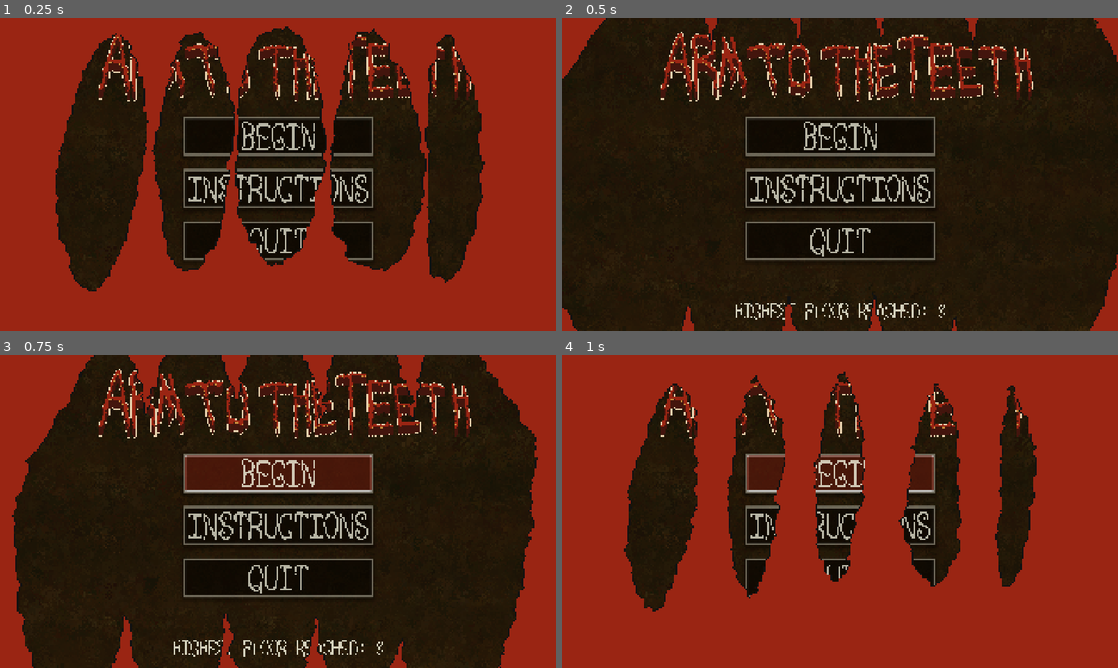
Above: before the commit, frames 1-4 (two rows, left to right).
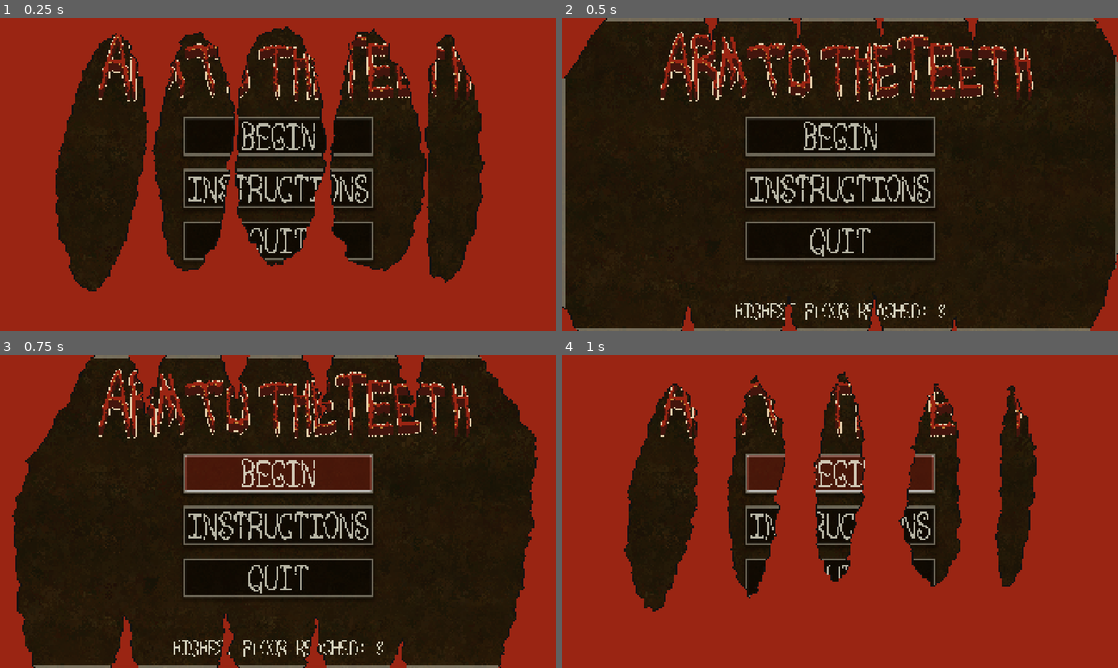
Above: after the commit, the same moments.

Repository: sym-z/arm-to-the-teeth
Game: Godot game, scene res://scenes/main_menu/main_menu.tscn
Two runs of this game, one before a commit and one after it. Both use one fixed random seed, a clock stepped at 60 frames per second and the inputs below.
Inputs:
- Up to frame 1 (0.25 s): no input
- Up to frame 2 (0.5 s): no input
- Up to frame 3 (0.75 s): click "BEGIN" at 0.5 s
- Up to frame 4 (1 s): no input

Frame 1 is identical in both runs. In frame 2, 2.4% of the frame differs, in the area x 0-100%, y 0-100%; in frame 3, 1.1%; in frame 4, nothing differs.

Commit message:
ui overhaul finished

Diff:
--- a/src/prefabs/ui/ui.tscn
+++ b/src/prefabs/ui/ui.tscn
@@ -624,6 +624,21 @@
 "speed": 5.0
 }]
 
+[sub_resource type="StyleBoxFlat" id="StyleBoxFlat_bsq4w"]
+bg_color = Color(0.02, 0.01, 0, 0.784314)
+border_width_left = 13
+border_width_top = 13
+border_width_right = 13
+border_width_bottom = 13
+border_color = Color(0.98, 0.97559, 0.8918, 0.376471)
+corner_radius_top_left = 2
+corner_radius_top_right = 2
+corner_radius_bottom_right = 2
+corner_radius_bottom_left = 2
+shadow_color = Color(0.02, 0.01, 0, 0.376471)
+shadow_size = 12
+shadow_offset = Vector2(0, 8)
+
 [sub_resource type="StyleBoxFlat" id="StyleBoxFlat_xqkvd"]
 bg_color = Color(0.02, 0.01, 0, 0.376471)
 border_width_left = 4
@@ -1004,7 +1019,7 @@
 [node name="Background" type="Panel" parent="Inventory/Inventory Window"]
 layout_mode = 2
 mouse_filter = 1
-theme_override_styles/panel = ExtResource("73_bsq4w")
+theme_override_styles/panel = SubResource("StyleBoxFlat_bsq4w")
 
 [node name="Item Margins" type="MarginContainer" parent="Inventory/Inventory Window"]
 layout_mode = 2
@@ -1028,7 +1043,7 @@
 theme_override_constants/margin_left = 0
 theme_override_constants/margin_top = 0
 theme_override_constants/margin_right = 0
-theme_override_constants/margin_bottom = 590
+theme_override_constants/margin_bottom = 570
 
 [node name="Header" type="Label" parent="Inventory/Inventory Window/Header Margins"]
 layout_mode = 2
@@ -1042,9 +1057,9 @@
 visible = false
 z_index = 2
 offset_left = 892.0
-offset_top = 824.0
+offset_top = 814.0
 offset_right = 1028.0
-offset_bottom = 864.0
+offset_bottom = 854.0
 size_flags_horizontal = 4
 size_flags_vertical = 4
 theme = ExtResource("7_lntee")
--- a/src/scenes/death_screen/death_screen.tscn
+++ b/src/scenes/death_screen/death_screen.tscn
@@ -1,8 +1,9 @@
-[gd_scene load_steps=6 format=3 uid="uid://dwf7p0roh6mem"]
+[gd_scene load_steps=7 format=3 uid="uid://dwf7p0roh6mem"]
 
 [ext_resource type="Script" uid="uid://bwxa6hc7ywh65" path="res://scenes/death_screen/death_screen.gd" id="1_5wmoq"]
 [ext_resource type="Texture2D" uid="uid://coqqdjdjcdjqg" path="res://assets/visual/ui/prototype_texture_0.png" id="1_s5f70"]
 [ext_resource type="FontFile" uid="uid://btusrtqjgu407" path="res://assets/visual/ui/ui_font_1.png" id="2_5wmoq"]
+[ext_resource type="StyleBox" uid="uid://c15xk3r1oe0vi" path="res://themes/general/ui_containers_transparent_no_shadow.tres" id="3_1loci"]
 [ext_resource type="Theme" uid="uid://cjx0tjkwn4x17" path="res://themes/main_menu/mm_buttons.tres" id="3_ulujf"]
 [ext_resource type="PackedScene" uid="uid://boqktneibgc51" path="res://prefabs/chomp_transition/chomp_transition.tscn" id="5_ulujf"]
 
@@ -15,12 +16,20 @@
 chomp_transition = NodePath("Chomp Transition")
 
 [node name="Background" type="TextureRect" parent="."]
+offset_right = 1920.0
+offset_bottom = 1080.0
+grow_horizontal = 2
+grow_vertical = 2
+texture = ExtResource("1_s5f70")
+
+[node name="Border" type="Panel" parent="."]
 anchors_preset = 15
 anchor_right = 1.0
 anchor_bottom = 1.0
 grow_horizontal = 2
 grow_vertical = 2
-texture = ExtResource("1_s5f70")
+mouse_filter = 2
+theme_override_styles/panel = ExtResource("3_1loci")
 
 [node name="VBoxContainer" type="VBoxContainer" parent="."]
 anchors_preset = 15
--- a/src/scenes/main_menu/main_menu.tscn
+++ b/src/scenes/main_menu/main_menu.tscn
@@ -1,8 +1,9 @@
-[gd_scene load_steps=7 format=3 uid="uid://vedpap325i3n"]
+[gd_scene load_steps=8 format=3 uid="uid://vedpap325i3n"]
 
 [ext_resource type="Script" uid="uid://bppfvn2t8lfpo" path="res://scenes/main_menu/main_menu.gd" id="1_uqeha"]
 [ext_resource type="FontFile" uid="uid://btusrtqjgu407" path="res://assets/visual/ui/ui_font_1.png" id="2_uqeha"]
 [ext_resource type="Texture2D" uid="uid://2cmp6j6lgeg1" path="res://assets/visual/ui/tex_3.png" id="2_wem23"]
+[ext_resource type="StyleBox" uid="uid://c15xk3r1oe0vi" path="res://themes/general/ui_containers_transparent_no_shadow.tres" id="3_5seab"]
 [ext_resource type="Theme" uid="uid://cjx0tjkwn4x17" path="res://themes/main_menu/mm_buttons.tres" id="3_wem23"]
 [ext_resource type="Texture2D" uid="uid://dm7p3xecilppi" path="res://assets/visual/ui/logo_6.png" id="4_3ovsr"]
 [ext_resource type="PackedScene" uid="uid://boqktneibgc51" path="res://prefabs/chomp_transition/chomp_transition.tscn" id="6_3ovsr"]
@@ -22,6 +23,15 @@
 grow_horizontal = 2
 grow_vertical = 2
 texture = ExtResource("2_wem23")
+
+[node name="Border" type="Panel" parent="."]
+anchors_preset = 15
+anchor_right = 1.0
+anchor_bottom = 1.0
+grow_horizontal = 2
+grow_vertical = 2
+mouse_filter = 2
+theme_override_styles/panel = ExtResource("3_5seab")
 
 [node name="Header Container" type="MarginContainer" parent="."]
 anchors_preset = 15
--- a/src/scenes/tutorial/tutorial.tscn
+++ b/src/scenes/tutorial/tutorial.tscn
@@ -1,7 +1,8 @@
-[gd_scene load_steps=9 format=3 uid="uid://b1pwicxgdt8l3"]
+[gd_scene load_steps=10 format=3 uid="uid://b1pwicxgdt8l3"]
 
 [ext_resource type="Script" uid="uid://88jg1khpu10x" path="res://scenes/tutorial/tutorial.gd" id="1_g40di"]
 [ext_resource type="Texture2D" uid="uid://coqqdjdjcdjqg" path="res://assets/visual/ui/prototype_texture_0.png" id="2_r23bs"]
+[ext_resource type="StyleBox" uid="uid://c15xk3r1oe0vi" path="res://themes/general/ui_containers_transparent_no_shadow.tres" id="3_ha56g"]
 [ext_resource type="FontFile" uid="uid://btusrtqjgu407" path="res://assets/visual/ui/ui_font_1.png" id="3_pq3l0"]
 [ext_resource type="Theme" uid="uid://cjx0tjkwn4x17" path="res://themes/main_menu/mm_buttons.tres" id="4_g7eoy"]
 [ext_resource type="Theme" uid="uid://b8tsdli3etiyv" path="res://themes/tutorial/sub_header_tut.tres" id="5_pq3l0"]
@@ -33,6 +34,15 @@
 grow_horizontal = 2
 grow_vertical = 2
 texture = ExtResource("2_r23bs")
+
+[node name="Border" type="Panel" parent="."]
+anchors_preset = 15
+anchor_right = 1.0
+anchor_bottom = 1.0
+grow_horizontal = 2
+grow_vertical = 2
+mouse_filter = 2
+theme_override_styles/panel = ExtResource("3_ha56g")
 
 [node name="Header" type="MarginContainer" parent="."]
 anchors_preset = 15
--- a/src/themes/general/combat_viewport_mini_pressed_box.tres
+++ b/src/themes/general/combat_viewport_mini_pressed_box.tres
@@ -11,6 +11,10 @@
 corner_radius_top_right = 1
 corner_radius_bottom_right = 1
 corner_radius_bottom_left = 1
+expand_margin_left = 2.0
+expand_margin_top = 2.0
+expand_margin_right = 2.0
+expand_margin_bottom = 2.0
 shadow_color = Color(0.02, 0.01, 0, 0.376471)
 shadow_size = 6
 shadow_offset = Vector2(0, 4)
--- a/src/themes/inventory/inventory_button.tres
+++ b/src/themes/inventory/inventory_button.tres
@@ -1,16 +1,66 @@
-[gd_resource type="Theme" load_steps=3 format=3 uid="uid://cfkrwy0lnfu1n"]
+[gd_resource type="Theme" load_steps=5 format=3 uid="uid://cfkrwy0lnfu1n"]
 
 [ext_resource type="FontFile" uid="uid://btusrtqjgu407" path="res://assets/visual/ui/ui_font_1.png" id="1_nf73e"]
 
 [sub_resource type="StyleBoxFlat" id="StyleBoxFlat_nf73e"]
-bg_color = Color(0.0156863, 0.00784314, 0, 1)
+bg_color = Color(0.6, 0.1424, 0.072, 0.376471)
 border_width_left = 4
 border_width_top = 4
 border_width_right = 4
 border_width_bottom = 4
-border_color = Color(0.984314, 0.980392, 0.898039, 1)
+border_color = Color(0.98, 0.97559, 0.8918, 0.376471)
+corner_radius_top_left = 1
+corner_radius_top_right = 1
+corner_radius_bottom_right = 1
+corner_radius_bottom_left = 1
+expand_margin_left = 2.0
+expand_margin_top = 2.0
+expand_margin_right = 2.0
+expand_margin_bottom = 2.0
+shadow_color = Color(0.02, 0.01, 0, 0.376471)
+shadow_size = 6
+shadow_offset = Vector2(0, 4)
+
+[sub_resource type="StyleBoxFlat" id="StyleBoxFlat_u3qk2"]
+bg_color = Color(0.02, 0.01, 0, 0.376471)
+border_width_left = 4
+border_width_top = 4
+border_width_right = 4
+border_width_bottom = 4
+border_color = Color(0.98, 0.97559, 0.8918, 0.376471)
+corner_radius_top_left = 1
+corner_radius_top_right = 1
+corner_radius_bottom_right = 1
+corner_radius_bottom_left = 1
+expand_margin_left = 2.0
+expand_margin_top = 2.0
+expand_margin_right = 2.0
+expand_margin_bottom = 2.0
+shadow_color = Color(0.02, 0.01, 0, 0.376471)
+shadow_size = 6
+shadow_offset = Vector2(0, 4)
+
+[sub_resource type="StyleBoxFlat" id="StyleBoxFlat_expmo"]
+bg_color = Color(0.4032, 0.48, 0.288, 0.376471)
+border_width_left = 4
+border_width_top = 4
+border_width_right = 4
+border_width_bottom = 4
+border_color = Color(0.98, 0.97559, 0.8918, 0.376471)
+corner_radius_top_left = 1
+corner_radius_top_right = 1
+corner_radius_bottom_right = 1
+corner_radius_bottom_left = 1
+expand_margin_left = 2.0
+expand_margin_top = 2.0
+expand_margin_right = 2.0
+shadow_color = Color(0.02, 0.01, 0, 0.376471)
+shadow_size = 6
+shadow_offset = Vector2(0, 4)
 
 [resource]
 Button/font_sizes/font_size = 32
 Button/fonts/font = ExtResource("1_nf73e")
-Button/styles/normal = SubResource("StyleBoxFlat_nf73e")
+Button/styles/hover = SubResource("StyleBoxFlat_nf73e")
+Button/styles/normal = SubResource("StyleBoxFlat_u3qk2")
+Button/styles/pressed = SubResource("StyleBoxFlat_expmo")
Not shown: 1 places in src/prefabs/ui/ui.tscn that only renumber resources
Not shown, changed: docs/DEVLOG.md
